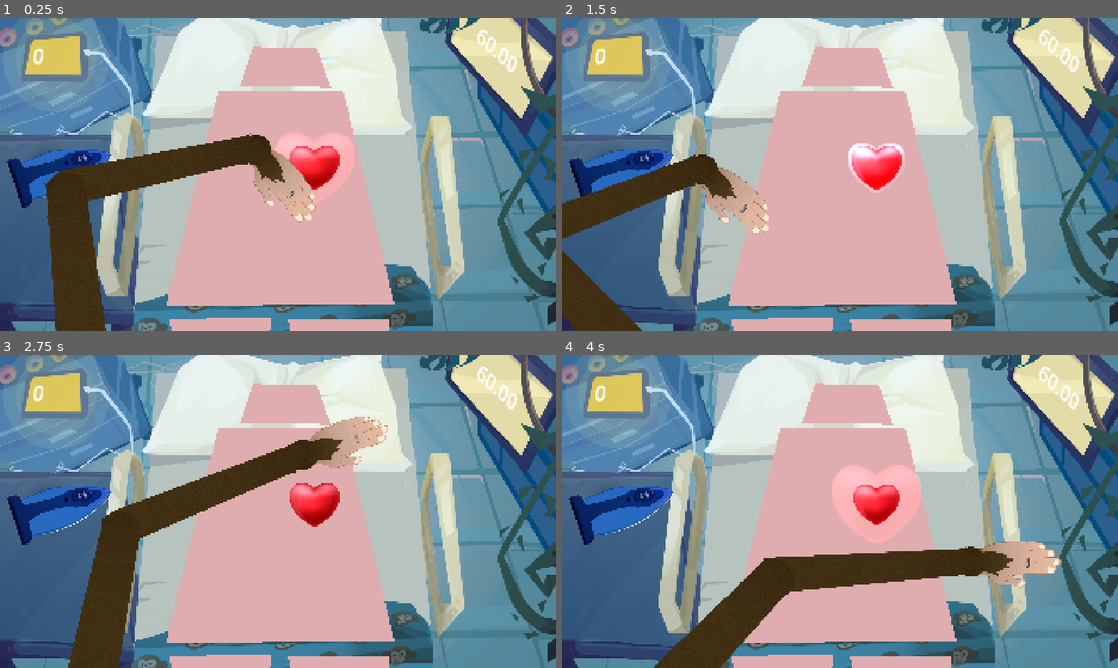
Above: before the commit, frames 1-4 (two rows, left to right).
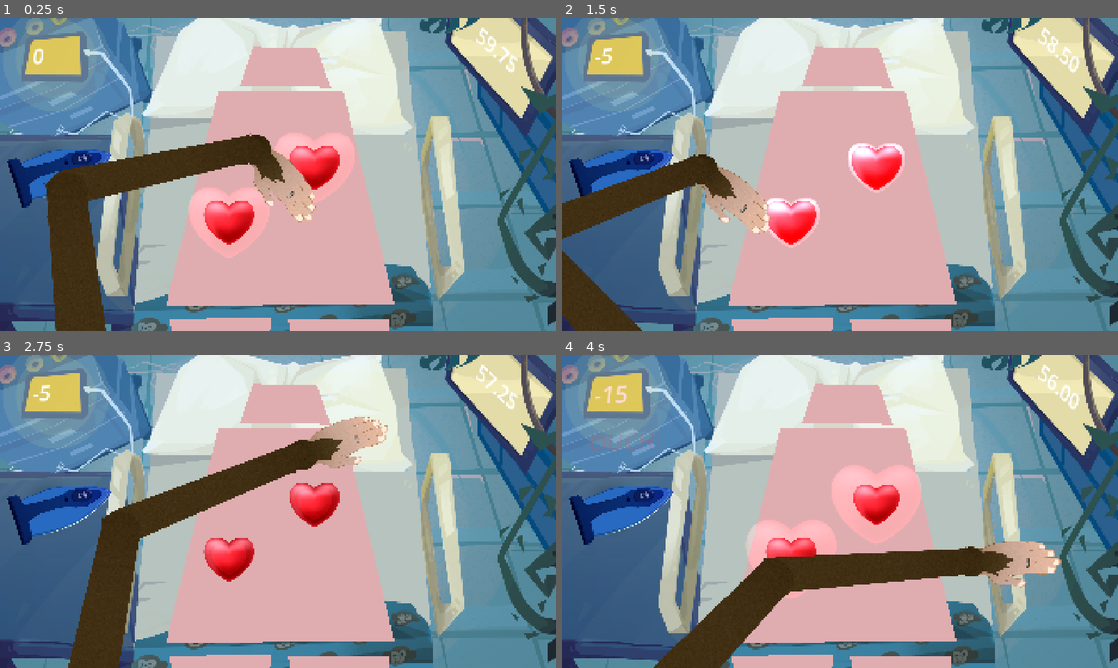
Above: after the commit, the same moments.

Repository: NathouneOne/GameJam_0226
Game: Godot game, scene res://Scenes/Game/game.tscn
Same seed, same stepped clock (60 frames per second), same inputs: the game is played once before the commit and once after it. This scene is started directly instead of the project's main scene. The engine's default icon, where the game draws it, is replaced by a stand-in: a white triangle on a blue panel in a dark square.
Inputs (mouse positions are in pixels of both pictures, inside the frame that each line leads up to):
- Up to frame 1 (0.25 s): no input
- Up to frame 2 (1.5 s): move the mouse to (962, 158) at 0.52 s; press the mouse at (962, 158) at 0.53 s; move the mouse to (728, 190) at 1.27 s; release the mouse at (728, 190) at 1.28 s; click (728, 190) at 1.35 s
- Up to frame 3 (2.75 s): move the mouse to (333, 442) at 2.02 s; press the mouse at (333, 442) at 2.03 s
- Up to frame 4 (4 s): move the mouse to (812, 574) at 2.77 s; release the mouse at (812, 574) at 2.78 s; click (812, 574) at 2.85 s; move the mouse to (1006, 558) at 3.52 s; press the mouse at (1006, 558) at 3.53 s

The runs differ from the first frame. In frame 1, 2.4% of the frame differs, in the area x 33-94%, y 3-77%; in frame 2, 1.4%; in frame 3, 1.2%; in frame 4, 2.2%.
Error before the commit: Parse Error: Class "GameTime" hides a global script class. (res://Scenes/Game/time.gd:2)

Commit message:
feat: game patient enable disable minigames

Diff:
--- a/game-jam-0226/Scenes/Game/patient.gd
+++ b/game-jam-0226/Scenes/Game/patient.gd
@@ -11,25 +11,21 @@
 @export var COEUR_1_ENABLED := true:
 	set(v):
 		COEUR_1_ENABLED = v
-		if COEUR_1_ENABLED:
-			coeur1.visible = true
-		else:
-			coeur2.visible = false
-
+		if coeur1:
+			coeur1.visible = v
 @export var COEUR_2_ENABLED := true:
 	set(v):
 		COEUR_2_ENABLED = v
-		if COEUR_2_ENABLED:
-			coeur1.visible = true
-		else:
-			coeur2.visible = false
+		if coeur2:
+			coeur2.visible = v
 
 # Add other minigames here
 
 
 # Called when the node enters the scene tree for the first time.
 func _ready() -> void:
-	pass
+	coeur1.visible = COEUR_1_ENABLED
+	coeur2.visible = COEUR_2_ENABLED
 
 
 # Called every frame. 'delta' is the elapsed time since the previous frame.
--- a/game-jam-0226/Scenes/Game/patient.tscn
+++ b/game-jam-0226/Scenes/Game/patient.tscn
@@ -47,6 +47,5 @@
 position = Vector2(193, -93.98999)
 
 [node name="Coeur2" parent="." unique_id=356672580 instance=ExtResource("2_6j6pa")]
-visible = false
 z_index = 2
 position = Vector2(-102, 95)
--- a/game-jam-0226/Scenes/GameTestScene/score.gd
+++ /dev/null
@@ -1,46 +0,0 @@
-extends Node2D
-class_name GameScore
-
-signal on_timer_end()
-
-@onready var label := $ScoreLabel as Label
-var score := 0
-
-func init_() -> void:
-	score = 0
-
-func add(points: int) -> void:
-	var old_score := score
-	score += points
-
-	if points < 0:
-		_animate_negative_points(old_score)
-	else:
-		_animate_postive_points(old_score)
-
-
-
-func _animate_postive_points(_old_score: int) -> void:
-	# TODO better animation
-	$FlashFeedbackOk.flash()
-	update_label()
-
-
-func _animate_negative_points(_old_score: int) -> void:
-	# TODO better animation
-	$FlashFeedbackNotOk.flash()
-	update_label()
-
-
-func on_done() -> void:
-	on_timer_end.emit()
-
-func update_label() -> void:
-	label.text = "%d" % score
-
-
-# Called when the node enters the scene tree for the first time.
-func _ready() -> void:
-	Global.on_start_game.connect(init_)
-	Global.on_add_score.connect(add)
-	update_label()
--- a/game-jam-0226/Scenes/GameTestScene/time.gd
+++ /dev/null
@@ -1,51 +0,0 @@
-extends Node2D
-class_name GameTime
-
-signal on_timer_end()
-
-@export var START_TIME_SECONDS := 60.0
-
-@onready var label := $TimerLabel as Label
-var remaining_time_seconds := 0.0
-
-var done := false
-
-
-# do not update too frequently
-var last_timer_update_seconds := 1.0
-const TIMER_UPDATE_DEBOUNCE_SECONDS := 0.1
-
-func on_done() -> void:
-	on_timer_end.emit()
-	done = true
-
-func update_label() -> void:
-	if last_timer_update_seconds < TIMER_UPDATE_DEBOUNCE_SECONDS:
-		return
-
-	var total := remaining_time_seconds
-	var seconds: int = int(total) % 60
-	var hundredths: int = int((total - seconds) * 100.0)
-
-	label.text = "%02d.%02d" % [seconds, hundredths]
-
-
-# Called when the node enters the scene tree for the first time.
-func _ready() -> void:
-	remaining_time_seconds = START_TIME_SECONDS
-	update_label()
-
-
-# Called every frame. 'delta' is the elapsed time since the previous frame.
-func _process(delta: float) -> void:
-	if done:
-		return
-
-	# debounce updates
-	last_timer_update_seconds += delta
-	remaining_time_seconds -= delta
-
-	if remaining_time_seconds <= 0:
-		on_done()
-
-	update_label()
Not shown, removed: game-jam-0226/Scenes/GameTestScene/score.gd.uid
Not shown, removed: game-jam-0226/Scenes/GameTestScene/time.gd.uid
